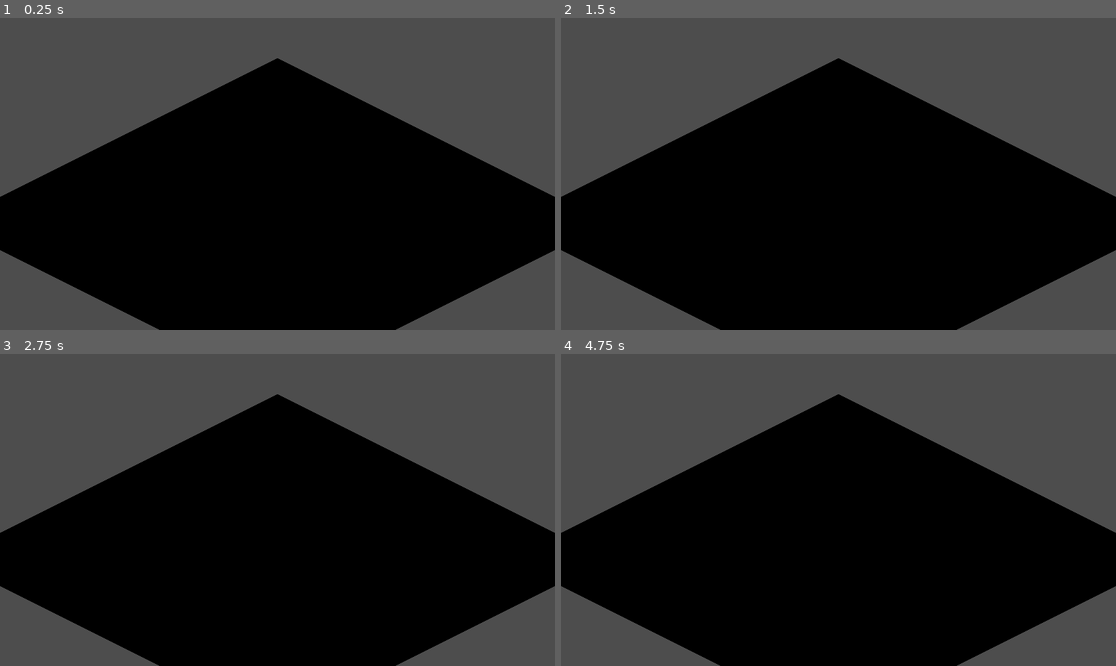
Above: before the commit, frames 1-4 (two rows, left to right).
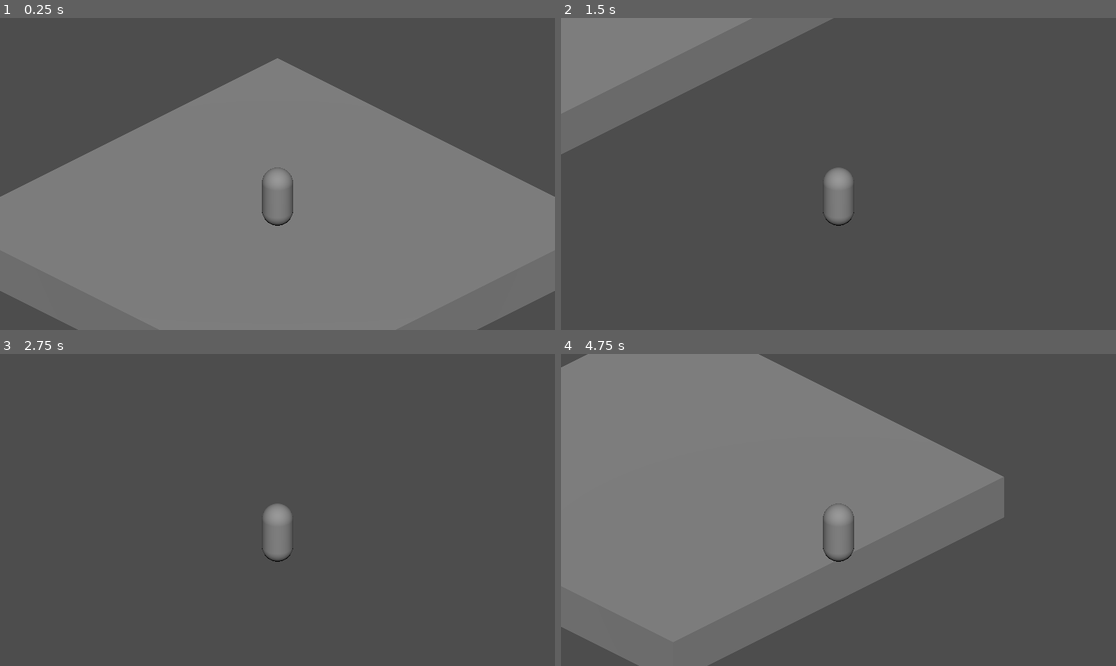
Above: after the commit, the same moments.

Repository: RegahP/gmtk-2026
Game: Godot game, scene res://src/main.tscn
Two runs of this game, one before a commit and one after it. Both use one fixed random seed, a clock stepped at 60 frames per second and the inputs below.
Inputs:
- Up to frame 1 (0.25 s): no input
- Up to frame 2 (1.5 s): tap Enter at 0.5 s; hold Right (move_right, bound only after the commit) 0.53-1.28 s; hold Down (move_back, bound only after the commit) from 1.28 s (still down)
- Up to frame 3 (2.75 s): release Down (move_back, bound only after the commit) at 2.03 s; hold Right (move_right, bound only after the commit) from 2.03 s (still down)
- Up to frame 4 (4.75 s): tap Space at 2.75 s; release Right (move_right, bound only after the commit) at 2.78 s; hold Up (move_forward, bound only after the commit) 2.78-3.53 s; tap Enter at 3.5 s; hold Left (move_left, bound only after the commit) from 3.53 s (still down)

The runs differ from the first frame. In frame 1, 63% of the frame differs, in the area x 0-100%, y 12-100%; in frame 2, 68%; in frame 3, 58%; in frame 4, 77%, in the area x 0-100%, y 0-100%.

Commit message:
player now moves

Diff:
--- a/gmtk-2026/project.godot
+++ b/gmtk-2026/project.godot
@@ -15,6 +15,37 @@
 config/features=PackedStringArray("4.6", "GL Compatibility")
 config/icon="res://icon.svg"
 
+[input]
+
+move_right={
+"deadzone": 0.2,
+"events": [Object(InputEventKey,"resource_local_to_scene":false,"resource_name":"","device":-1,"window_id":0,"alt_pressed":false,"shift_pressed":false,"ctrl_pressed":false,"meta_pressed":false,"pressed":false,"keycode":0,"physical_keycode":4194321,"key_label":0,"unicode":0,"location":0,"echo":false,"script":null)
+, Object(InputEventKey,"resource_local_to_scene":false,"resource_name":"","device":-1,"window_id":0,"alt_pressed":false,"shift_pressed":false,"ctrl_pressed":false,"meta_pressed":false,"pressed":false,"keycode":0,"physical_keycode":68,"key_label":0,"unicode":100,"location":0,"echo":false,"script":null)
+, Object(InputEventJoypadMotion,"resource_local_to_scene":false,"resource_name":"","device":-1,"axis":0,"axis_value":1.0,"script":null)
+]
+}
+move_left={
+"deadzone": 0.2,
+"events": [Object(InputEventKey,"resource_local_to_scene":false,"resource_name":"","device":-1,"window_id":0,"alt_pressed":false,"shift_pressed":false,"ctrl_pressed":false,"meta_pressed":false,"pressed":false,"keycode":0,"physical_keycode":4194319,"key_label":0,"unicode":0,"location":0,"echo":false,"script":null)
+, Object(InputEventKey,"resource_local_to_scene":false,"resource_name":"","device":-1,"window_id":0,"alt_pressed":false,"shift_pressed":false,"ctrl_pressed":false,"meta_pressed":false,"pressed":false,"keycode":0,"physical_keycode":65,"key_label":0,"unicode":97,"location":0,"echo":false,"script":null)
+, Object(InputEventJoypadMotion,"resource_local_to_scene":false,"resource_name":"","device":-1,"axis":0,"axis_value":-1.0,"script":null)
+]
+}
+move_back={
+"deadzone": 0.2,
+"events": [Object(InputEventKey,"resource_local_to_scene":false,"resource_name":"","device":-1,"window_id":0,"alt_pressed":false,"shift_pressed":false,"ctrl_pressed":false,"meta_pressed":false,"pressed":false,"keycode":0,"physical_keycode":4194322,"key_label":0,"unicode":0,"location":0,"echo":false,"script":null)
+, Object(InputEventKey,"resource_local_to_scene":false,"resource_name":"","device":-1,"window_id":0,"alt_pressed":false,"shift_pressed":false,"ctrl_pressed":false,"meta_pressed":false,"pressed":false,"keycode":0,"physical_keycode":83,"key_label":0,"unicode":115,"location":0,"echo":false,"script":null)
+, Object(InputEventJoypadMotion,"resource_local_to_scene":false,"resource_name":"","device":-1,"axis":1,"axis_value":1.0,"script":null)
+]
+}
+move_forward={
+"deadzone": 0.2,
+"events": [Object(InputEventKey,"resource_local_to_scene":false,"resource_name":"","device":-1,"window_id":0,"alt_pressed":false,"shift_pressed":false,"ctrl_pressed":false,"meta_pressed":false,"pressed":false,"keycode":0,"physical_keycode":4194320,"key_label":0,"unicode":0,"location":0,"echo":false,"script":null)
+, Object(InputEventKey,"resource_local_to_scene":false,"resource_name":"","device":-1,"window_id":0,"alt_pressed":false,"shift_pressed":false,"ctrl_pressed":false,"meta_pressed":false,"pressed":false,"keycode":0,"physical_keycode":87,"key_label":0,"unicode":119,"location":0,"echo":false,"script":null)
+, Object(InputEventJoypadMotion,"resource_local_to_scene":false,"resource_name":"","device":-1,"axis":1,"axis_value":-1.0,"script":null)
+]
+}
+
 [physics]
 
 3d/physics_engine="Jolt Physics"
--- a/gmtk-2026/src/main.tscn
+++ b/gmtk-2026/src/main.tscn
@@ -1,22 +1,26 @@
 [gd_scene format=3 uid="uid://bkf8kfj4bgkkk"]
 
-[sub_resource type="QuadMesh" id="QuadMesh_ts572"]
+[ext_resource type="PackedScene" uid="uid://d2ad2p1i4xtg7" path="res://src/player.tscn" id="1_eewff"]
 
-[sub_resource type="CapsuleShape3D" id="CapsuleShape3D_ts572"]
+[sub_resource type="BoxShape3D" id="BoxShape3D_eewff"]
+size = Vector3(1, 0.1, 1)
+
+[sub_resource type="BoxMesh" id="BoxMesh_gh0ne"]
+size = Vector3(3, 0.3, 3)
 
 [node name="Main" type="Node3D" unique_id=639514220]
 
-[node name="MeshInstance3D" type="MeshInstance3D" parent="." unique_id=1656749848]
-transform = Transform3D(3, 0, 0, 0, -1.3113416e-07, 3, 0, -3, -1.3113416e-07, 0, 0, 0)
-mesh = SubResource("QuadMesh_ts572")
+[node name="DirectionalLight3D" type="DirectionalLight3D" parent="." unique_id=1302385430]
+transform = Transform3D(0.70710677, -0.49999997, 0.49999997, 0, 0.7071068, 0.7071068, -0.7071068, -0.5, 0.5, 0, 0, 0)
 
-[node name="CharacterBody3D" type="CharacterBody3D" parent="." unique_id=1311990634]
+[node name="floor" type="StaticBody3D" parent="." unique_id=874893180]
+transform = Transform3D(1, 0, 0, 0, 1, 0, 0, 0, 1, 0, -0.14999527, 0)
 
-[node name="CollisionShape3D" type="CollisionShape3D" parent="CharacterBody3D" unique_id=1435772775]
-transform = Transform3D(0.5, 0, 0, 0, 0.5, 0, 0, 0, 0.5, 0, 0.5, 0)
-shape = SubResource("CapsuleShape3D_ts572")
+[node name="CollisionShape3D" type="CollisionShape3D" parent="floor" unique_id=252939490]
+transform = Transform3D(3, 0, 0, 0, 3, 0, 0, 0, 3, 0, 0, 0)
+shape = SubResource("BoxShape3D_eewff")
 
-[node name="Camera3D" type="Camera3D" parent="CharacterBody3D" unique_id=614142750]
-transform = Transform3D(0.7071068, -0.35355338, 0.61237246, 0, 0.8660254, 0.50000006, -0.7071068, -0.35355338, 0.61237246, 2, 2, 2)
-projection = 1
-size = 2.0
+[node name="MeshInstance3D" type="MeshInstance3D" parent="floor" unique_id=1948164620]
+mesh = SubResource("BoxMesh_gh0ne")
+
+[node name="player" parent="." unique_id=1037035893 instance=ExtResource("1_eewff")]
--- /dev/null
+++ b/gmtk-2026/src/player.tscn
@@ -0,0 +1,27 @@
+[gd_scene format=3 uid="uid://d2ad2p1i4xtg7"]
+
+[ext_resource type="Script" uid="uid://bjo4dw82qxcaq" path="res://src/scripts/player.gd" id="1_lowyb"]
+
+[sub_resource type="CapsuleMesh" id="CapsuleMesh_lowyb"]
+
+[sub_resource type="CapsuleShape3D" id="CapsuleShape3D_ts572"]
+
+[node name="player" type="Node3D" unique_id=1037035893]
+
+[node name="CharacterBody3D" type="CharacterBody3D" parent="." unique_id=846851149]
+script = ExtResource("1_lowyb")
+
+[node name="pivot" type="Node3D" parent="CharacterBody3D" unique_id=1646117858]
+
+[node name="MeshInstance3D" type="MeshInstance3D" parent="CharacterBody3D/pivot" unique_id=1442221212]
+transform = Transform3D(0.2, 0, 0, 0, 0.2, 0, 0, 0, 0.2, 0, 0.2, 0)
+mesh = SubResource("CapsuleMesh_lowyb")
+
+[node name="CollisionShape3D" type="CollisionShape3D" parent="CharacterBody3D" unique_id=1715514253]
+transform = Transform3D(0.2, 0, 0, 0, 0.2, 0, 0, 0, 0.2, 0, 0.2, 0)
+shape = SubResource("CapsuleShape3D_ts572")
+
+[node name="Camera3D" type="Camera3D" parent="CharacterBody3D" unique_id=1307903018]
+transform = Transform3D(0.7071068, -0.35355338, 0.61237246, 0, 0.8660254, 0.50000006, -0.7071068, -0.35355338, 0.61237246, 2, 2, 2)
+projection = 1
+size = 2.0
--- /dev/null
+++ b/gmtk-2026/src/scripts/player.gd
@@ -0,0 +1,26 @@
+extends CharacterBody3D
+
+@export var speed = 5
+var target_velocity = Vector3.ZERO
+
+func _physics_process(delta: float) -> void:
+	var direction = Vector3.ZERO
+
+	if Input.is_action_pressed("move_right"):
+		direction.x += 1
+	if Input.is_action_pressed("move_left"):
+		direction.x -= 1
+	if Input.is_action_pressed("move_back"):
+		direction.z += 1
+	if Input.is_action_pressed("move_forward"):
+		direction.z -= 1
+
+	if direction != Vector3.ZERO:
+		direction = direction.normalized()
+		$pivot.basis = Basis.looking_at(direction)
+
+	target_velocity.x = direction.x * speed
+	target_velocity.z = direction.z * speed
+
+	velocity = target_velocity
+	move_and_slide()
Not shown, added: gmtk-2026/src/scripts/player.gd.uid
